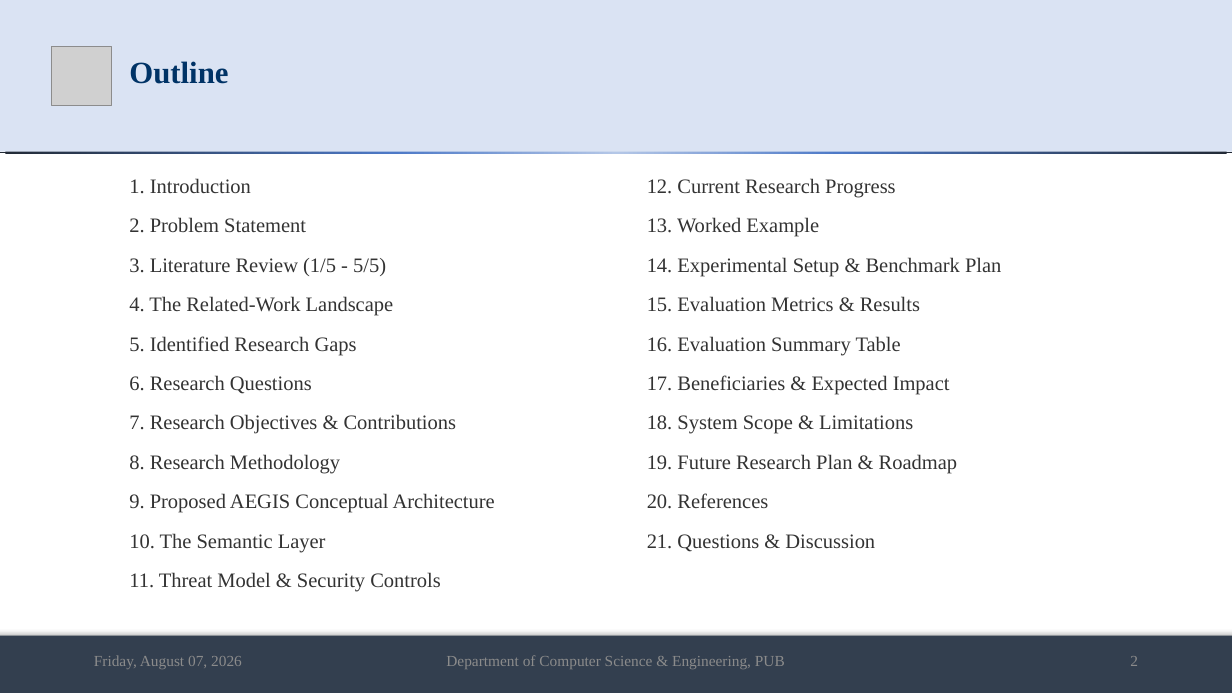
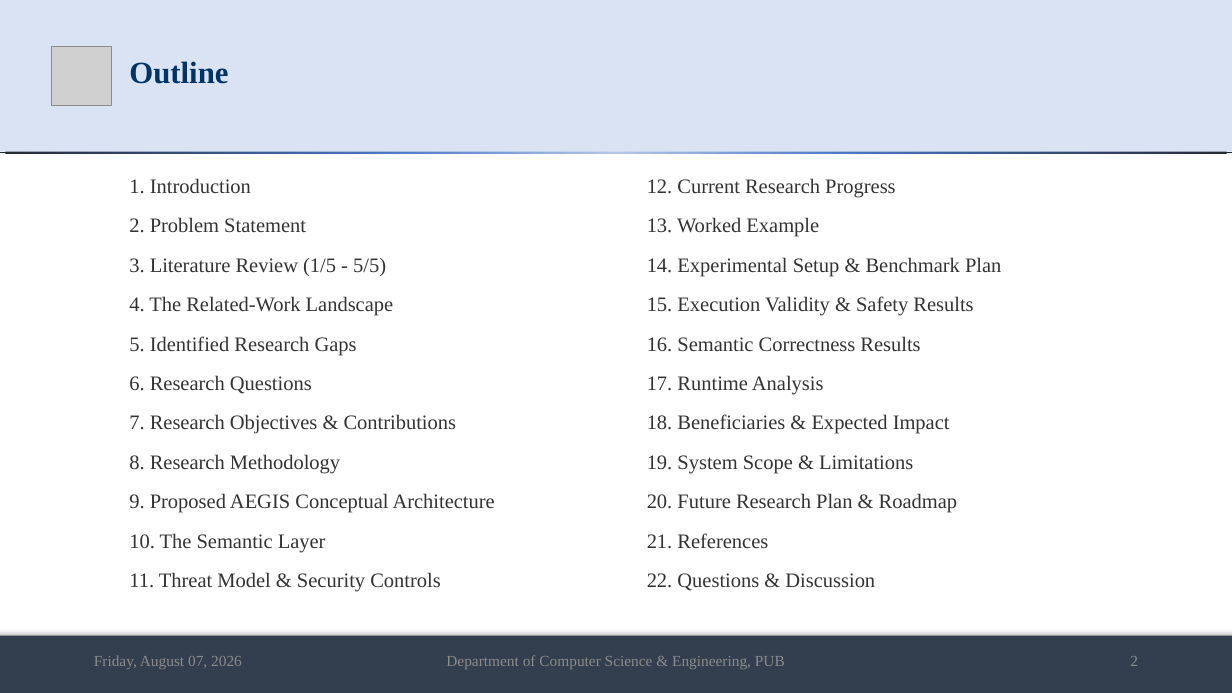
Before and after one commit to md-riaz/AEGIS-Research, a slide deck: slide 2 of docs/scripts/Md_Riaz_Mid_Defense_Final_0322310105101024.pptx. Drawn at 1232x693 pixels with LibreOffice and Linux fonts; fonts in the diff are those of the drawing; grey boxes stand for pictures. Boxes give left, top, right and bottom in pixels: in the first picture for what was removed or moved away, otherwise in the second. Text is boxed around its words. In the diff, an @@ line names an element or a change of style, - is before the commit and + after.

Commit message:
Align mid defense metrics with thesis results

```diff
--- a/docs/scripts/Md_Riaz_Mid_Defense_Final_0322310105101024.pptx
+++ b/docs/scripts/Md_Riaz_Mid_Defense_Final_0322310105101024.pptx
@@ text at bbox=[647, 296, 973, 591]: text changed @@
-15. Evaluation Metrics & Results
-16. Evaluation Summary Table
-17. Beneficiaries & Expected Impact
-18. System Scope & Limitations
-19. Future Research Plan & Roadmap
-20. References
-21. Questions & Discussion
+15. Execution Validity & Safety Results
+16. Semantic Correctness Results
+17. Runtime Analysis
+18. Beneficiaries & Expected Impact
+19. System Scope & Limitations
+20. Future Research Plan & Roadmap
+21. References
+22. Questions & Discussion
```
Also in this commit, not shown: 10 other slides changed, 2 slides added, 2 other files.
